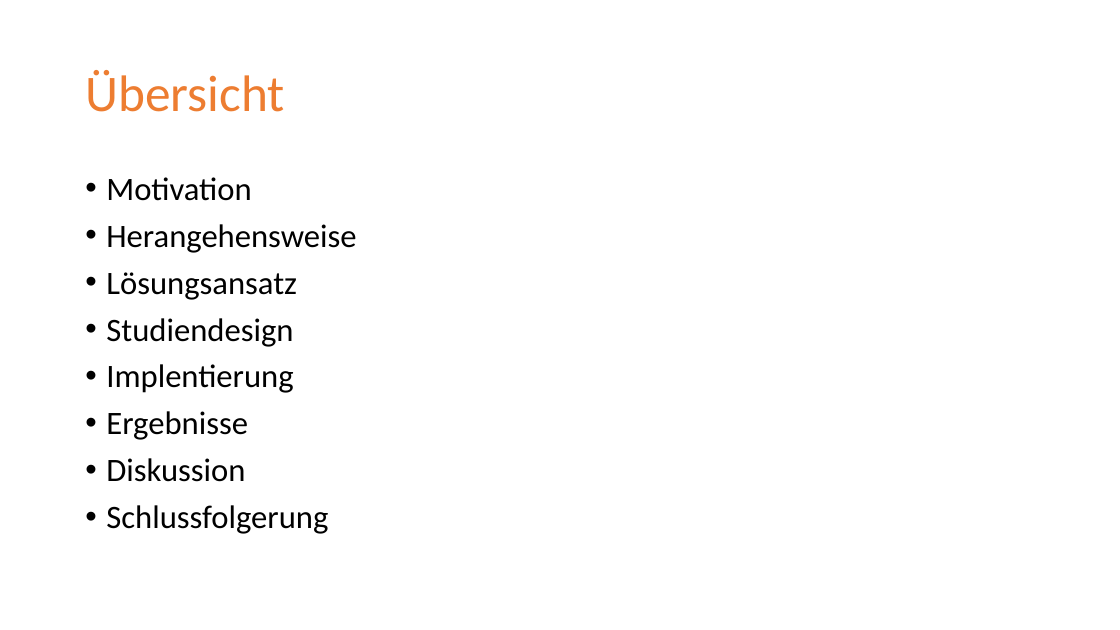
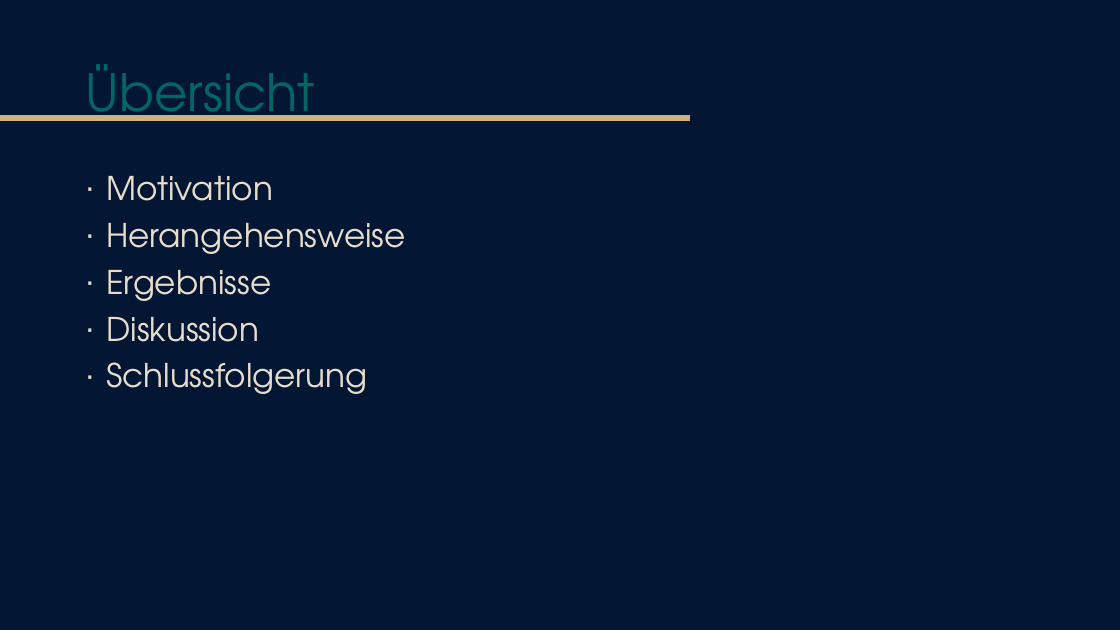
Before and after one commit to tlahmann/mci-af, a slide deck: slide 3 of presentation/Resync Studie.pptx. Drawn at 1120x630 pixels with LibreOffice and Linux fonts; fonts in the diff are those of the drawing. Boxes give left, top, right and bottom in pixels: in the first picture for what was removed or moved away, otherwise in the second. Text is boxed around its words. In the diff, an @@ line names an element or a change of style, - is before the commit and + after.

Commit message:
Fiddle with the design

```diff
--- a/presentation/Resync Studie.pptx
+++ b/presentation/Resync Studie.pptx
@@ background #FFFFFF to #031634 @@
@@ title "Übersicht" at bbox=[85, 64, 315, 121]: font Calibri to TeX Gyre Adventor, text colour #ED7D31 to #036564 @@
@@ line added from (0, 118) to (690, 118), #CDB380 4.5 pt @@
@@ text "Motivation" at bbox=[106, 176, 405, 394]: font Calibri to TeX Gyre Adventor, text colour #000000 to #E8DDCB; bullet • to ∙ @@
@@ text at bbox=[106, 272, 297, 393]: paragraphs removed @@
-• Lösungsansatz
-• Studiendesign
-• Implentierung
```
Also in this commit, not shown: 11 other slides changed, 3 slides added, 4 slides removed.
